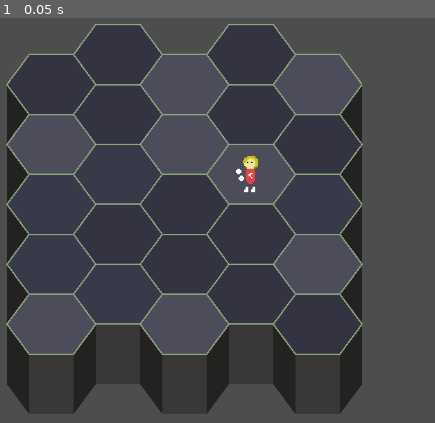
Above: before the commit, frame 1.
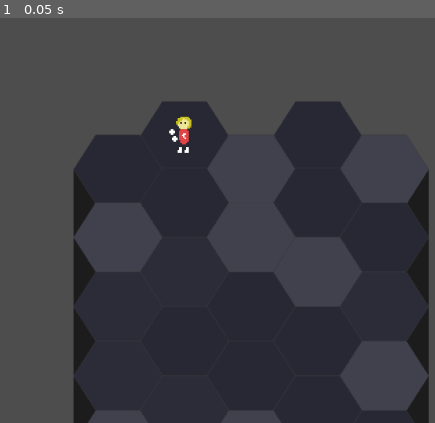
Above: after the commit, the same moment.

Repository: dminoru13/Onirociencia
Game: Godot game, scene res://cenas/Main.tscn
The game is run twice, just before and just after one commit, with the same random seed, the same clock (stepped at 60 frames per second) and the same inputs.
Inputs:
- Up to frame 1 (0.05 s): no input

The runs differ from the first frame. In frame 1, 32% of the frame differs, in the area x 1-99%, y 1-100%.

Commit message:
agora altura existe

Diff:
--- a/cenas/Main.tscn
+++ b/cenas/Main.tscn
@@ -9,21 +9,24 @@
 
 [node name="Main" type="Node2D" unique_id=44142531]
 script = ExtResource("1_yihtt")
+achatamento = 0.78
 
 [node name="Tabuleiro" parent="." unique_id=1035979696 instance=ExtResource("1_1u0wg")]
-position = Vector2(432, 237.77594)
+z_index = 259
+position = Vector2(480, 259)
 tamanho_tabuleiro = Vector2i(5, 5)
-cor_tabuleiro = Color(0.22253194, 0.22369304, 0.28718582, 1)
+cor_tabuleiro = Color(0.17442039, 0.17439902, 0.22668165, 1)
 
 [node name="PosicaoHex" parent="Tabuleiro" unique_id=66041640 instance=ExtResource("4_if0kj")]
-posicao_hexagonal = Vector2i(9, 6)
+posicao_hexagonal = Vector2i(10, 6)
 
 [node name="NewPiskel(1)" type="Sprite2D" parent="." unique_id=554473916]
-position = Vector2(576, 302.62393)
+z_index = 237
+position = Vector2(528, 237)
 texture = ExtResource("3_8tf0g")
 
 [node name="PosicaoHex" parent="NewPiskel(1)" unique_id=1363013821 instance=ExtResource("4_if0kj")]
-posicao_hexagonal = Vector2i(12, 7)
+posicao_hexagonal = Vector2i(11, 6)
 
 [node name="Label" type="Label" parent="." unique_id=59206651]
 offset_left = 467.0
--- a/cenas/Tabuleiro.tscn
+++ b/cenas/Tabuleiro.tscn
@@ -4,7 +4,7 @@
 [ext_resource type="Script" uid="uid://v28x5510pa65" path="res://scripts/Tabuleiro.gd" id="1_rgf3a"]
 
 [node name="Tabuleiro" type="Node2D" unique_id=1035979696]
-y_sort_enabled = true
 script = ExtResource("1_rgf3a")
-tamanho_tabuleiro = Vector2i(1, 1)
 CenaTile = ExtResource("1_p3p16")
+tamanho_tabuleiro = Vector2i(4, 5)
+cor_tabuleiro = Color(0.015090294, 0.09140127, 0.09170102, 1)
--- a/cenas/Tile.tscn
+++ b/cenas/Tile.tscn
@@ -4,29 +4,30 @@
 [ext_resource type="PackedScene" uid="uid://bv1phvxccetpq" path="res://cenas/componentes/PosicaoHex.tscn" id="2_kf0ti"]
 
 [node name="Tile" type="Area2D" unique_id=649217449]
+z_as_relative = false
 script = ExtResource("1_86upo")
-cor_tile = Color(0.061002567, 0.0939995, 0.07617455, 1)
-cor_borda = Color(0.54901963, 0.654902, 0.5058824, 1)
-cor_parede = Color(0.14464962, 0.13455525, 0.13050348, 1)
+cor_borda = Color(0.22745098, 0.22745098, 0.23529412, 0.30588236)
+cor_parede = Color(0.11119685, 0.11119684, 0.11119684, 1)
 
 [node name="PosicaoHex" parent="." unique_id=66041640 instance=ExtResource("2_kf0ti")]
 
 [node name="PoligonoParede" type="Polygon2D" parent="." unique_id=762585642]
-color = Color(0.14464962, 0.13455525, 0.13050348, 1)
-polygon = PackedVector2Array(32, 0, 16, 21.615993, -16, 21.615993, -32, 3.0566175e-15, -32, 43.231987, -16, 64.847984, 16, 64.847984, 32, 43.231987)
+color = Color(0, 0, 0, 1)
 
 [node name="PoligonoFrenteParede" type="Polygon2D" parent="." unique_id=1261554365]
+color = Color(0.1, 0.1, 0.1, 1)
+polygon = PackedVector2Array(16, 21.615993, -16, 21.615993, -16, 64.847984, 16, 64.847984)
 
 [node name="CollisionPolygon2D" type="CollisionPolygon2D" parent="." unique_id=1868016482]
 polygon = PackedVector2Array(32, 0, 16, 21.615993, -16, 21.615993, -32, 3.0566175e-15, -16, -21.615993, 16, -21.615993)
 
 [node name="PoligonoHexagono" type="Polygon2D" parent="." unique_id=1068093286]
-color = Color(0.061002567, 0.0939995, 0.07617455, 1)
+color = Color(0.9, 0.761, 0.906, 1)
 polygon = PackedVector2Array(32, 0, 16, 21.615993, -16, 21.615993, -32, 3.0566175e-15, -16, -21.615993, 16, -21.615993)
 
 [node name="LinhaHexagono" type="Line2D" parent="." unique_id=1107292502]
 points = PackedVector2Array(32, 0, 16, 21.615993, -16, 21.615993, -32, 3.0566175e-15, -16, -21.615993, 16, -21.615993, 32, 0)
 width = 1.0
-default_color = Color(0.54901963, 0.654902, 0.5058824, 1)
+default_color = Color(0.22745098, 0.22745098, 0.23529412, 0.30588236)
 
 [node name="LinhaParede" type="Line2D" parent="." unique_id=1974647129]
--- a/scripts/Global.gd
+++ b/scripts/Global.gd
@@ -2,7 +2,7 @@
 extends Node
 
 @export var tamanho_tiles := 64
-@export var achatamento := 0.78
+@export var achatamento := 0.9
 
 func get_raio_hexagono() -> float:
 	return tamanho_tiles / 2.0
--- a/scripts/Tabuleiro.gd
+++ b/scripts/Tabuleiro.gd
@@ -1,6 +1,6 @@
 @tool
 extends Node2D
-var CenaTile: PackedScene
+@export var CenaTile: PackedScene
 
 
 @export var tamanho_tabuleiro := Vector2i(0,0)
@@ -28,5 +28,8 @@
 
 
 
+
+
+
 func _process(delta: float) -> void:
 	pass
--- a/scripts/Tile.gd
+++ b/scripts/Tile.gd
@@ -6,7 +6,7 @@
 		espessura_linha = value
 		atualizar_vizual()
 
-@export var cor_tile:= Color(0.9, 0.761, 0.906, 1.0):
+var cor_tile:= Color(0.9, 0.761, 0.906, 1.0):
 	set(value):
 		cor_tile = value
 		atualizar_vizual()
@@ -41,6 +41,9 @@
 func _ready() -> void:
 	atualizar_vizual()
 	add_to_group("tiles")
+
+	await get_tree().create_timer(0.01).timeout
+	reajustar_posicao_hexagono()
 
 
 
@@ -77,11 +80,21 @@
 	parede_frente.color = cor_parede.lightened(0.1)
 
 
-
+func reajustar_posicao_hexagono():
+	#é pra não ter que usar o ajustar posicao todo frame, sem isso os hexagonos ficam todos no mesmo lugar
+	$PosicaoHex.ajustar_posicao()
 
 func posicionar(pos_hex: Vector2i):
 	posicao_hex = pos_hex
 
+func alturar(altura_recebida: int):
+	altura = altura_recebida
+
+
+
+
+
+#   \/ DESENHAR TILE \/
 
 func fechar_poligonos_ponto(pontos: PackedVector2Array):
 	var p = pontos.duplicate()
@@ -101,11 +114,13 @@
 
 	return pontos
 
+var altura_muro = Global.get_altura_hexagono()
+
 func criar_parede():
 	var topo := criar_hecxagono()
 	var pontos := PackedVector2Array()
 
-	var altura_muro = Global.get_altura_hexagono()
+
 
 	pontos.append(topo[0])
 	pontos.append(topo[1])
@@ -124,8 +139,6 @@
 	var topo := criar_hecxagono()
 	var pontos := PackedVector2Array()
 
-	var altura_muro = Global.get_altura_hexagono()
-
 	pontos.append(topo[1])
 	pontos.append(topo[2])
 
--- a/scripts/componentes/PosicaoHex.gd
+++ b/scripts/componentes/PosicaoHex.gd
@@ -2,8 +2,11 @@
 extends Node2D
 
 @export var posicao_hexagonal := Vector2i(0,0)
-var altura := 0
+@export var altura := 0
 var pai
+var y_base := 0
+
+var pode_ajustar_a_posicao := 0
 
 func hexagono_para_quadrado(pos_hex: Vector2i):
 	var largura = Global.get_largura_hexagono()
@@ -11,12 +14,11 @@
 	var raio = Global.get_raio_hexagono()
 
 	var x = pos_hex.x * (largura - (largura - raio) / 2.0)
-	var y = pos_hex.y * altura_hex \
-		- (pos_hex.x % 2) * (altura_hex / 2.0) \
-		- altura * (altura_hex / 2.0)
-
+	y_base = pos_hex.y * altura_hex - (pos_hex.x % 2) * (altura_hex / 2.0)
+	var y = y_base - altura * (altura_hex / 2.0)
 	return Vector2(x, y)
 
+	pode_ajustar_a_posicao = 1
 
 
 
@@ -35,3 +37,6 @@
 	if pai.has_method("passar_dados"):
 		var dados = pai.passar_dados()
 		posicao_hexagonal = dados.get("posicao_hex", Vector2i(0,0))
+		altura = dados.get("altura")
+
+	pai.z_index = int(y_base)
